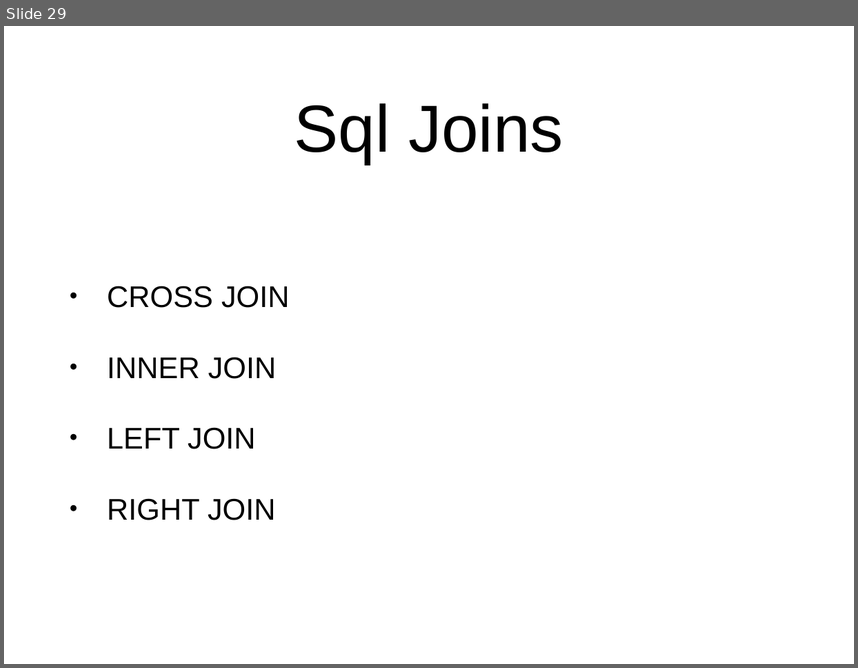
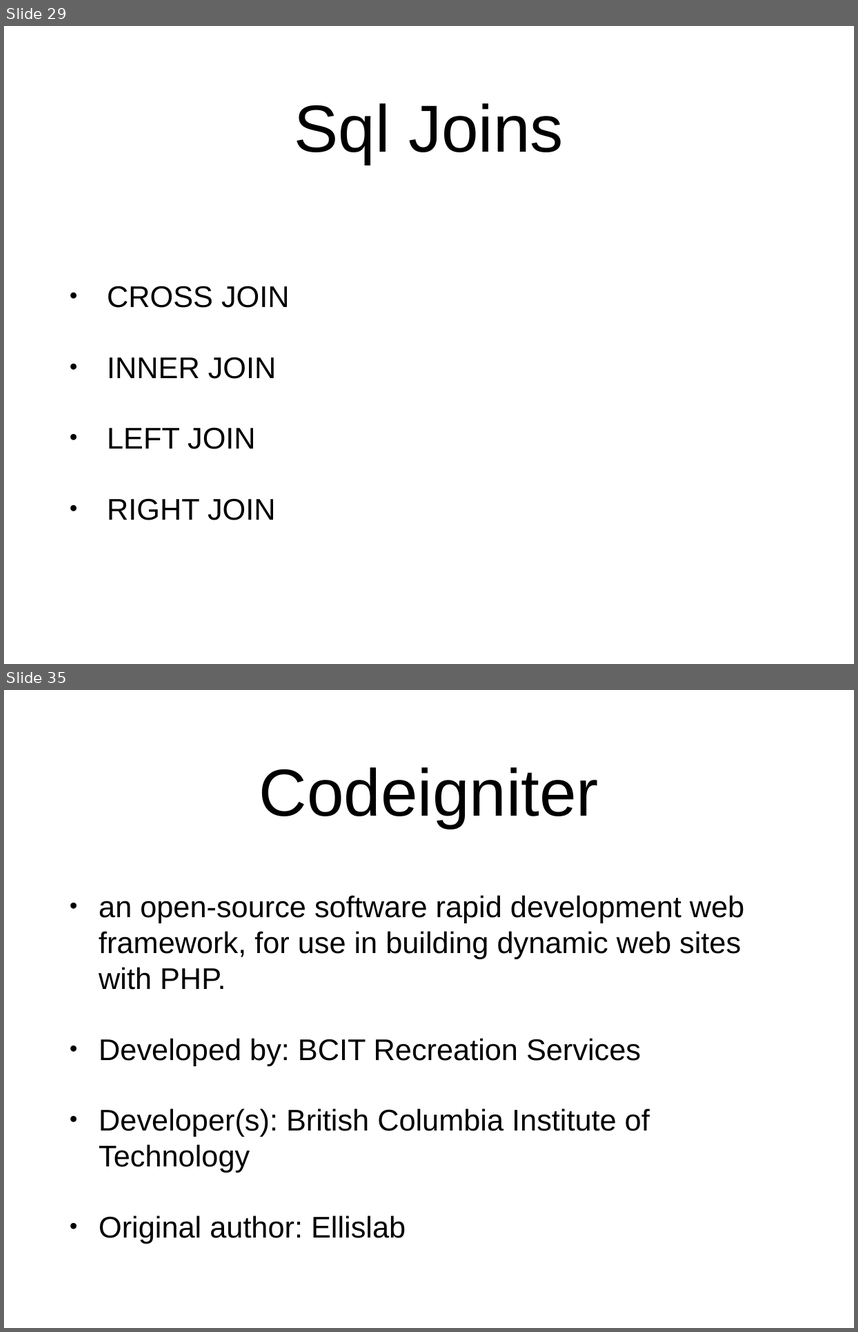
Before and after one commit to Roncy13/week-5, a slide deck: week-5.pptx. Shown one above the other, each under a label of ours: slide 29 before the commit, slides 29 and 35 after it; the slides between them are not shown. The pictures are 858x668 and 858x1332 pixels, drawn with LibreOffice and Linux fonts; fonts in the diff are those of the drawing. Boxes give left, top, right and bottom in pixels: in the first picture for what was removed or moved away, otherwise in the second. Text is boxed around its words. In the diff, an @@ line names an element or a change of style, - is before the commit and + after.

```diff
--- a/week-5.pptx
+++ b/week-5.pptx
@@ slide 35 added at [4, 690, 854, 1328], background #FFFFFF @@
@@ title added at [259, 767, 599, 828], 80 pt, text #000000 @@
+Codeigniter
@@ text added at [99, 895, 744, 1243], 36 pt, text #000000 @@
+• an open-source software rapid development web framework, for use in building dynamic web sites with PHP.
+• Developed by: BCIT Recreation Services
+• Developer(s): British Columbia Institute of Technology
+• Original author: Ellislab
```
Also in this commit, not shown: 8 other slides added.
